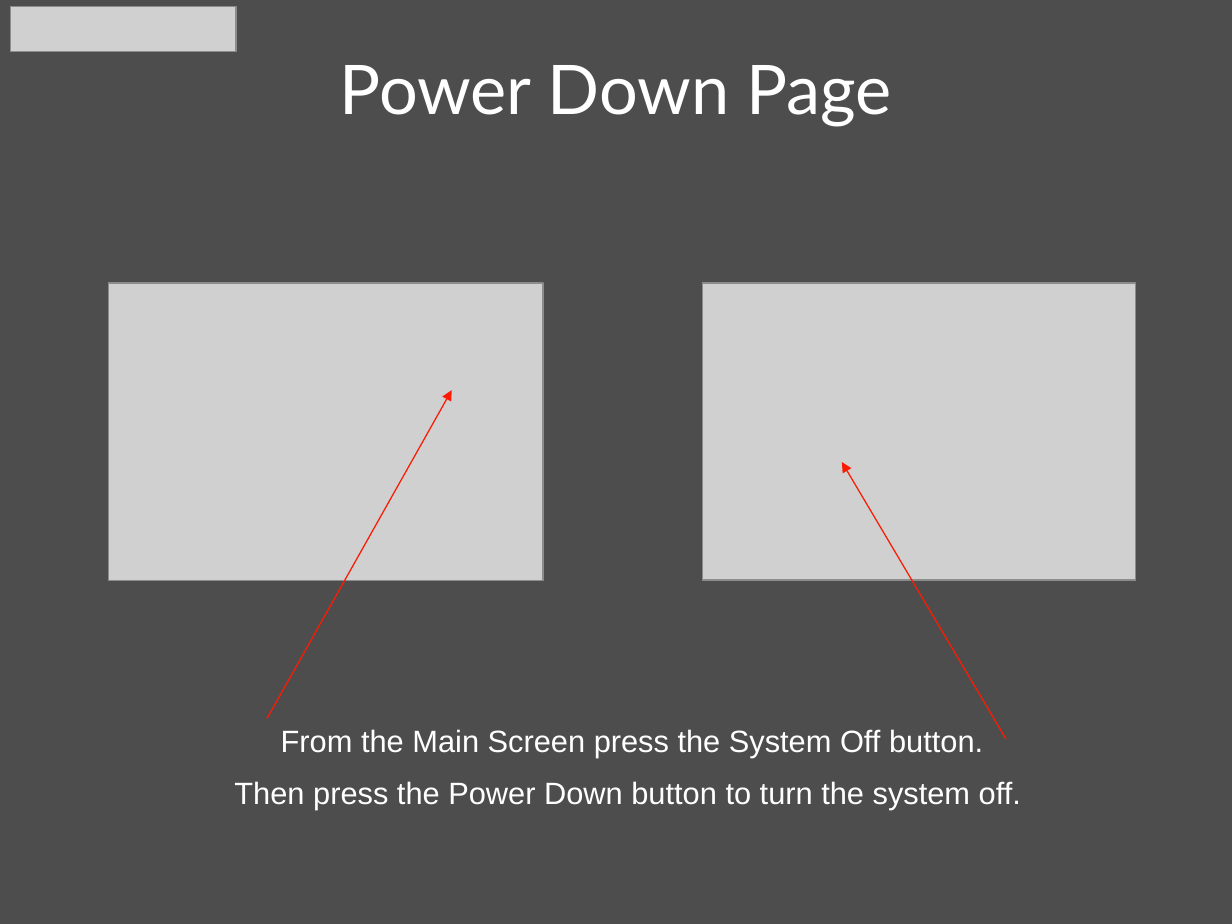
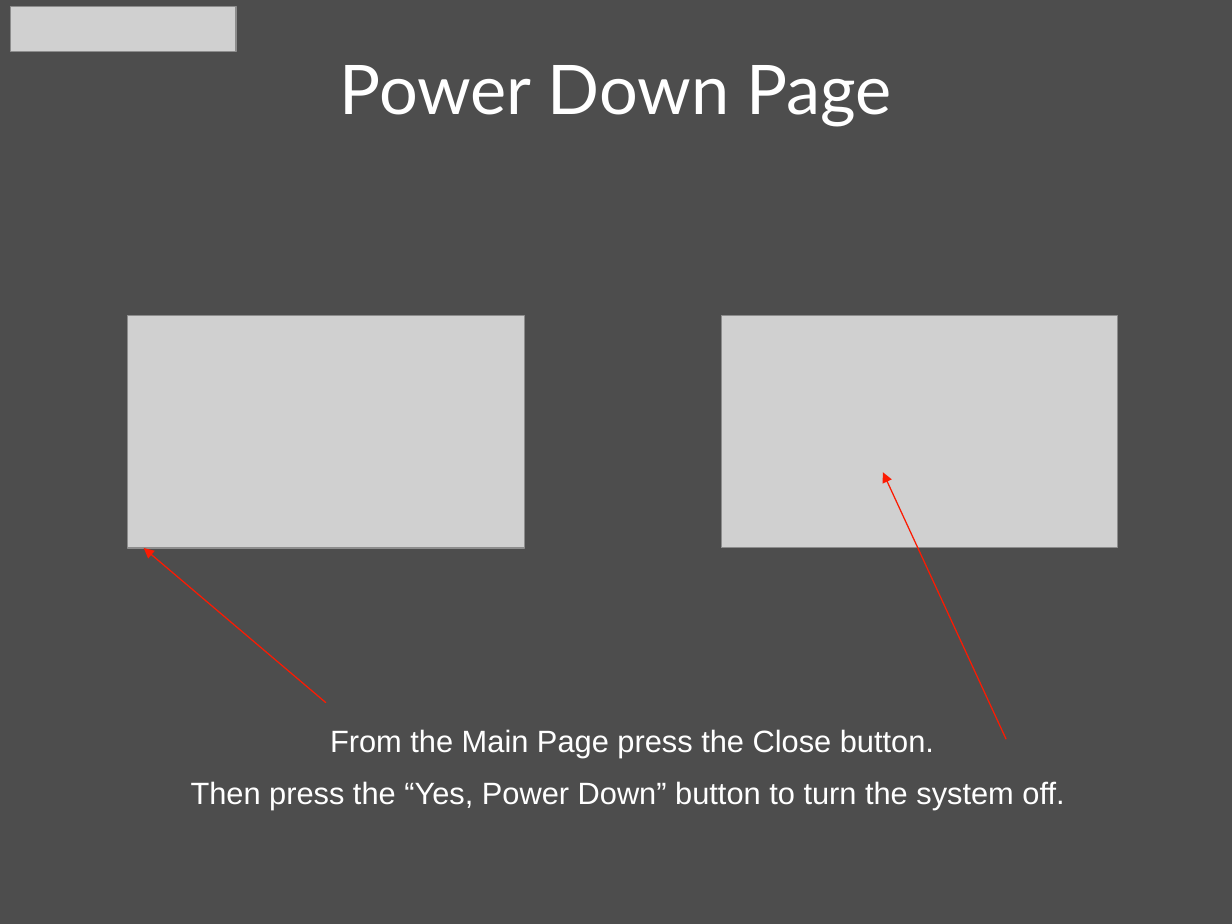
Before and after one commit to CurtisChurch/Pentair, a slide deck: slide 10 of User Manuals/Quick Reference Guide Pentair - Large Conference Room.pptx (slide 5 before the commit). Drawn at 1232x924 pixels with LibreOffice and Linux fonts; fonts in the diff are those of the drawing; grey boxes stand for pictures; background and template pictures are left out. Boxes give left, top, right and bottom in pixels: in the first picture for what was removed or moved away, otherwise in the second. Text is boxed around its words. In the diff, an @@ line names an element or a change of style, - is before the commit and + after.

```diff
--- a/User Manuals/Quick Reference Guide Pentair - Large Conference Room.pptx
+++ b/User Manuals/Quick Reference Guide Pentair - Large Conference Room.pptx
@@ picture: place and size @@
-picture at <box>108,283,542,582</box>
+picture at <box>128,315,525,548</box>
@@ picture: place and size @@
-picture at <box>702,283,1136,580</box>
+picture at <box>721,315,1116,547</box>
@@ arrow moved from (1007, 739) - (841, 462) to (1007, 739) - (883, 472) @@
@@ arrow moved from (267, 718) - (452, 391) to (326, 702) - (144, 548) @@
@@ text at <box>191,729,1064,810</box>: text changed @@
-From the Main Screen press the System Off button.
-Then press the Power Down button to turn the system off.
+From the Main Page press the Close button.
+Then press the “Yes, Power Down” button to turn the system off.
```
Also in this commit, not shown: 4 other slides changed, 6 slides added, 2 slides removed, 1 other file.
